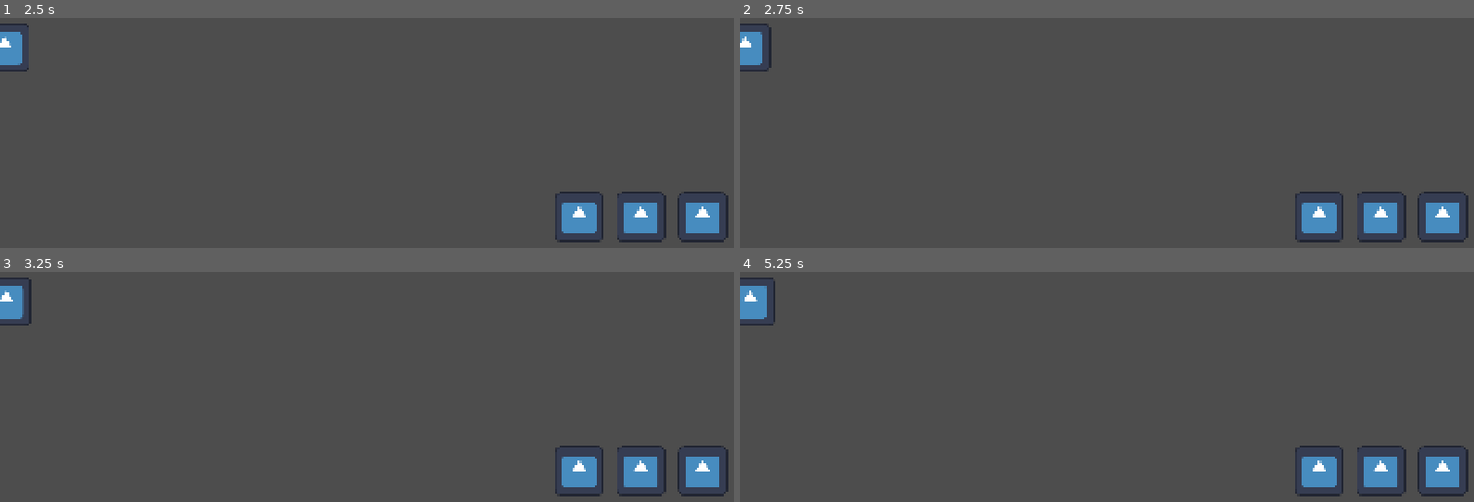
Above: before the commit, frames 1-4 (two rows, left to right).
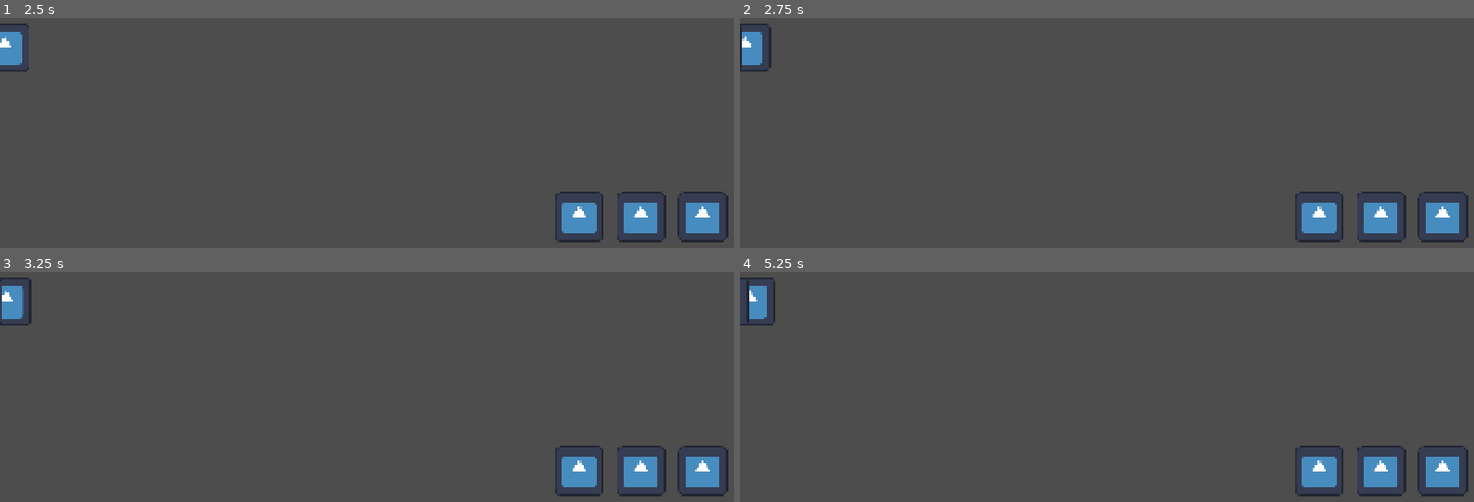
Above: after the commit, the same moments.

Repository: Plumz17/CodelampProjectKelompok1
Game: Godot game, scene res://main.tscn
The game is run twice, just before and just after one commit, with the same random seed, the same clock (stepped at 60 frames per second) and the same inputs. The engine's default icon, where the game draws it, is replaced by a stand-in: a white triangle on a blue panel in a dark square.
Inputs (mouse positions are in pixels of both pictures, inside the frame that each line leads up to):
- Up to frame 1 (2.5 s): tap Enter at 0.5, 2 s; move the mouse to (535, 27) at 0.52 s; press the mouse at (535, 27) at 0.53 s; release the mouse at (535, 27) at 1.25 s; tap Space at 1.25 s; drag from (220, 68) to (outside the picture) at 1.27 s; move the mouse to (outside the picture) at 2.02 s; press the mouse at (outside the picture) at 2.03 s
- Up to frame 2 (2.75 s): no input
- Up to frame 3 (3.25 s): release the mouse at (outside the picture) at 2.75 s; tap Space at 2.75 s; drag from (330, 384) to (587, 290) at 2.77 s
- Up to frame 4 (5.25 s): move the mouse to (1334, 364) at 3.52 s; press the mouse at (1334, 364) at 3.53 s; release the mouse at (1334, 364) at 4.25 s; tap Enter at 4.25 s; drag from (outside the picture) to (857, 414) at 4.27 s; tap Space at 5 s; move the mouse to (1151, 301) at 5.02 s; press the mouse at (1151, 301) at 5.03 s

Frame 1 is identical in both runs. In frame 2, less than 0.1% of the frame differs, in the area x 0-1%, y 4-22%; in frame 3, less than 0.1%; in frame 4, 0.2%, in the area x 0-2%, y 4-22%.

Commit message:
Fixed Enemy Base Collision

Diff:
--- a/CodelampProject/enemies/enemy_base.tscn
+++ b/CodelampProject/enemies/enemy_base.tscn
@@ -7,6 +7,7 @@
 size = Vector2(67, 67)
 
 [node name="EnemyBase" type="CharacterBody2D" unique_id=1748458864]
+collision_layer = 0
 script = ExtResource("1_6dmn1")
 
 [node name="Sprite2D" type="Sprite2D" parent="." unique_id=895009557]
--- a/CodelampProject/main.tscn
+++ b/CodelampProject/main.tscn
@@ -6,6 +6,7 @@
 [ext_resource type="PackedScene" uid="uid://c5g0up3st3y88" path="res://ghosts/kunilanak.tscn" id="4_lquwl"]
 [ext_resource type="PackedScene" uid="uid://bcepqgjgi4ata" path="res://ghosts/tuyul.tscn" id="5_7mycd"]
 [ext_resource type="Texture2D" uid="uid://bvkab8npf4mqw" path="res://icon.svg" id="6_7mycd"]
+[ext_resource type="PackedScene" uid="uid://bn0kw583vuid" path="res://enemies/dukun.tscn" id="7_272bh"]
 
 [sub_resource type="RectangleShape2D" id="RectangleShape2D_h2yge"]
 size = Vector2(400, 400)
@@ -29,6 +30,10 @@
 
 [node name="NormalEnemy" parent="." unique_id=1748458864 node_paths=PackedStringArray("waypoints_node") instance=ExtResource("1_ig7tw")]
 position = Vector2(0, 540)
+waypoints_node = NodePath("../Waypoints")
+
+[node name="Dukun" parent="." unique_id=540262918 node_paths=PackedStringArray("waypoints_node") instance=ExtResource("7_272bh")]
+position = Vector2(-79, 540)
 waypoints_node = NodePath("../Waypoints")
 
 [node name="Areas" type="Node2D" parent="." unique_id=115886294]
